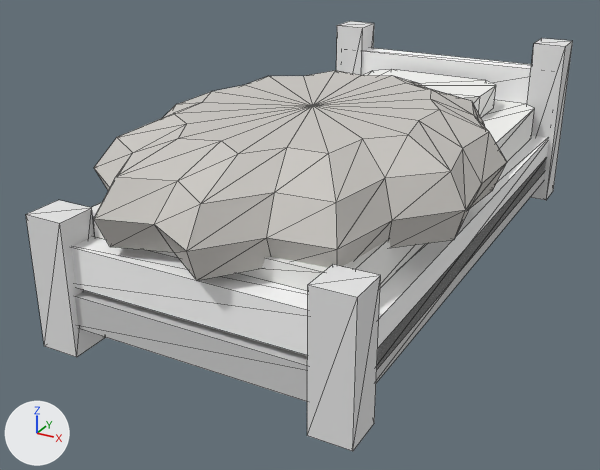
Renders of the OBJ model Models/vfem2_fur_bed.obj from each side of a commit.
Before and after are seen from a camera (50 mm lens) standing at (1.12, -2.39, 1.23) and looking at (-0.1, -0.17, 0.12). Lighting does not change. The marker at lower left points along +X, +Y and +Z. The first picture is the older version. Mesh edges are drawn as thin lines. Where no turn or scale is listed for an object, it has been applied to the vertices.

The first picture shows 'vfem2_fur_bed'.
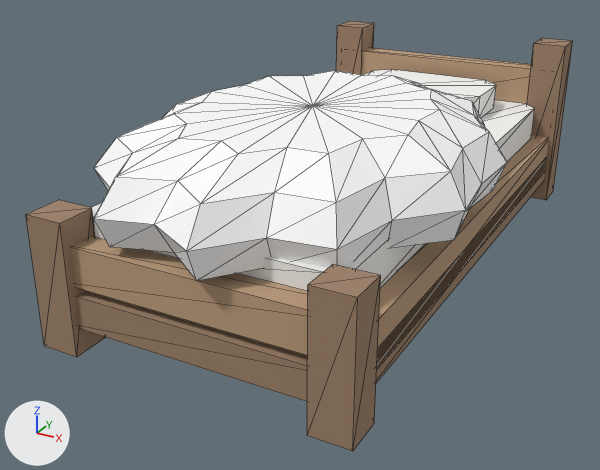
Commit message: Fur beds: the pelt takes the bed's stuff colour, the frame stays wood

Boxes [x1, y1, x2, y2] around the edits, measured in the pictures (600 x 470 px):
part 1 of me_vfem2_fur_bed, recoloured (light grey to white)
    both: [94, 71, 507, 281]
part 2 of me_vfem2_fur_bed, recoloured (white to beige)
    both: [72, 48, 549, 367]
part 3 of me_vfem2_fur_bed, recoloured
    both: [26, 21, 573, 451]
part 4 of me_vfem2_fur_bed, recoloured
    both: [75, 157, 547, 402]

The change, as a diff of the scene's bpy script:
```diff
--- a/Models/vfem2_fur_bed.obj.py
+++ b/Models/vfem2_fur_bed.obj.py
@@ mat_wood @@
+mat_wood = principled_material('wood')
+mat_wood.base_color = (0.5, 0.33, 0.2)  # beige #bc9b7c
+mat_wood.roughness = 1.0
@@ mat_wood_dk @@
+mat_wood_dk = principled_material('wood_dk')
+mat_wood_dk.base_color = (0.34, 0.22, 0.14)  # brown #9e8169
+mat_wood_dk.roughness = 1.0
@@ me_vfem2_fur_bed @@
 me_vfem2_fur_bed.from_pydata(...)  # 194 vertices, 340 faces; spans x -0.57..0.55, y -1.02..0.97, z 0.0..0.62
 # used by ob_vfem2_fur_bed; location = (0.0, 0.0, 0.0)
+# me_vfem2_fur_bed part 1: all 176 faces that had it switch from mat_fur (light grey #cbc8c4) to mat_stuff (white #ffffff)
+# me_vfem2_fur_bed part 2: all 48 faces that had it switch from mat_stuff (white #ffffff) to mat_wood (beige #bc9b7c)
+# me_vfem2_fur_bed part 3: all 48 faces that had it switch from mat_stuff_dark (white #e7e7e7) to mat_wood_dk (brown #9e8169)
+# me_vfem2_fur_bed part 4: all 12 faces that had it switch from mat_stuff_deep (light grey #cecece) to mat_wood_dk (brown #9e8169)
 me_vfem2_fur_bed.materials.append(mat_linen)
```
